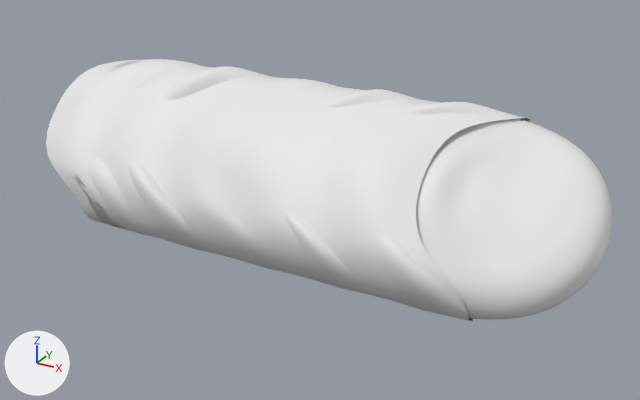
Before and after pictures for a commit that changed the Blender file 2.91/Welder/weld.blend.
Rendered twice from a camera (50 mm lens) standing at (0.0522, -0.069, 0.0343) and looking at (0.0133, 0.0017, -0.0011). Lighting does not change. The marker at lower left points along +X, +Y and +Z. The same objects are shown in both versions, whatever each file hides.

Before the edit, the objects in view are built like this:
```python
ob_weld_1 = bpy.data.objects.new('Weld_1', me_weld_1)
ob_weld_1.location = (0.0, 0.0, 0.0)
ob_weld_1.rotation_euler = (-1.571, 0.0, 0.0)  # degrees (-90, 0, 0)
ob_weld_2 = bpy.data.objects.new('Weld_2', me_weld_2)
ob_weld_2.location = (0.0, 0.0, 0.0)
ob_weld_2.rotation_euler = (-1.571, 0.0, 0.0)  # degrees (-90, 0, 0)
ob_weld_3 = bpy.data.objects.new('Weld_3', me_weld_2_001)
ob_weld_3.location = (0.0, 0.0, 0.0)
ob_weld_3.rotation_euler = (-1.571, 0.0, 0.0)  # degrees (-90, 0, 0)
ob_weld_4 = bpy.data.objects.new('Weld_4', me_weld_4)
ob_weld_4.location = (0.0, 0.0, 0.0)
ob_weld_4.rotation_euler = (-1.571, 0.0, 0.0)  # degrees (-90, 0, 0)
ob_weld_5 = bpy.data.objects.new('Weld_5', me_weld_5)
ob_weld_5.location = (0.0, 0.0, 0.0)
ob_weld_5.rotation_euler = (-1.571, 0.0, 0.0)  # degrees (-90, 0, 0)
```
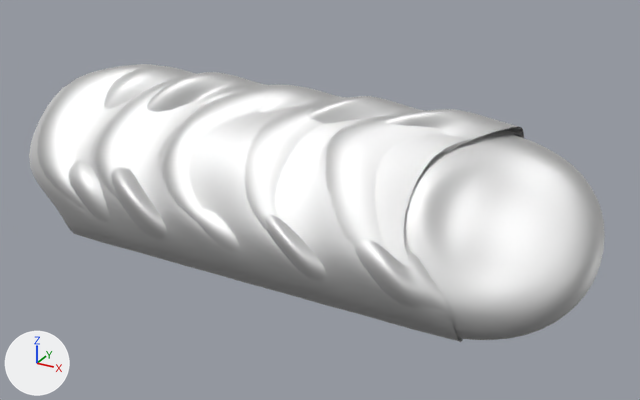
Where the change shows, as pixel boxes [x1, y1, x2, y2] in the pictures (640 x 400 px):
```json
{"object": "Weld_5", "change": "recoloured, mesh moved", "before": [46, 59, 527, 321], "after": [29, 81, 522, 342]}
{"object": "Weld_3", "change": "recoloured, mesh moved", "before": [70, 59, 612, 320], "after": [56, 134, 605, 340]}
{"object": "Weld_1", "change": "recoloured, mesh moved", "before": [83, 59, 531, 321], "after": [68, 64, 524, 326]}
{"object": "Weld_2", "change": "recoloured, mesh moved", "before": [68, 59, 528, 320], "after": [37, 64, 524, 257]}
{"object": "Weld_4", "change": "recoloured, mesh moved", "before": [69, 60, 524, 232], "after": [91, 102, 523, 340]}
```

Edits to the scene script, one JSON object a line:
```json
{"op": "add", "block": "mat_weld_2", "code": ["mat_weld_2 = principled_material('Weld_2')", "mat_weld_2.base_color = (0.8, 0.8, 0.8)  # white #e7e7e7", "mat_weld_2.metallic = 1.0", "mat_weld_2.roughness = 0.6"]}
{"op": "add", "block": "mat_weld_1", "code": ["mat_weld_1 = principled_material('Weld_1')", "mat_weld_1.base_color = (0.8, 0.8, 0.8)  # white #e7e7e7", "mat_weld_1.metallic = 1.0", "mat_weld_1.roughness = 0.6"]}
{"op": "add", "block": "mat_weld_3", "code": ["mat_weld_3 = principled_material('Weld_3')", "mat_weld_3.base_color = (0.8, 0.8, 0.8)  # white #e7e7e7", "mat_weld_3.metallic = 1.0", "mat_weld_3.roughness = 0.6"]}
{"op": "add", "block": "mat_weld_4", "code": ["mat_weld_4 = principled_material('Weld_4')", "mat_weld_4.base_color = (0.8, 0.8, 0.8)  # white #e7e7e7", "mat_weld_4.metallic = 1.0", "mat_weld_4.roughness = 0.6"]}
{"op": "add", "block": "mat_weld_5", "code": ["mat_weld_5 = principled_material('Weld_5')", "mat_weld_5.base_color = (0.8, 0.8, 0.8)  # white #e7e7e7", "mat_weld_5.metallic = 1.0", "mat_weld_5.roughness = 0.6"]}
{"block": "me_weld_5", "where": "me_weld_5.from_pydata(...)  # 132 vertices, 120 faces; spans x -0.0185..0.0315, y -0.0103..0.0091, z -0.0073..0.0124"}
{"block": "me_weld_5", "where": "# used by ob_weld_5; location = (0.0, 0.0, 0.0); rotation_euler = (-1.571, 0.0, 0.0), in degrees (-90, 0, 0)"}
{"block": "me_weld_5", "change": "me_weld_5 part 1: the whole mesh is moved by (0.0, 0.0007, -0.0026)"}
{"op": "add", "block": "me_weld_5", "code": "me_weld_5.materials.append(mat_weld_5)  # white #e7e7e7"}
{"block": "me_weld_4", "where": "me_weld_4.from_pydata(...)  # 132 vertices, 120 faces; spans x -0.0185..0.0315, y -0.0105..0.0091, z -0.0073..0.0124"}
{"block": "me_weld_4", "where": "# used by ob_weld_4; location = (0.0, 0.0, 0.0); rotation_euler = (-1.571, 0.0, 0.0), in degrees (-90, 0, 0)"}
{"block": "me_weld_4", "change": "me_weld_4 part 2: the whole mesh is moved by (0.0, 0.0006, -0.0025)"}
{"op": "add", "block": "me_weld_4", "code": "me_weld_4.materials.append(mat_weld_4)  # white #e7e7e7"}
{"block": "me_weld_2_001", "where": "me_weld_2_001.from_pydata(...)  # 262 vertices, 260 faces; spans x -0.0196..0.0414, y -0.0105..0.0091, z -0.0073..0.0124"}
{"block": "me_weld_2_001", "where": "# used by ob_weld_3; location = (0.0, 0.0, 0.0); rotation_euler = (-1.571, 0.0, 0.0), in degrees (-90, 0, 0)"}
{"block": "me_weld_2_001", "change": "me_weld_2_001 part 3: the whole mesh is moved by (0.0, 0.0006, -0.0026)"}
{"op": "add", "block": "me_weld_2_001", "code": "me_weld_2_001.materials.append(mat_weld_3)  # white #e7e7e7"}
{"block": "me_weld_1", "where": "me_weld_1.from_pydata(...)  # 264 vertices, 252 faces; spans x -0.0185..0.0315, y -0.0113..0.0099, z -0.0081..0.0131"}
{"block": "me_weld_1", "where": "# used by ob_weld_1; location = (0.0, 0.0, 0.0); rotation_euler = (-1.571, 0.0, 0.0), in degrees (-90, 0, 0)"}
{"block": "me_weld_1", "change": "me_weld_1 part 4: the whole mesh is moved by (0.0, 0.0, -0.0025)"}
{"op": "add", "block": "me_weld_1", "code": "me_weld_1.materials.append(mat_weld_1)  # white #e7e7e7"}
{"block": "me_weld_2", "where": "me_weld_2.from_pydata(...)  # 180 vertices, 168 faces; spans x -0.0185..0.0315, y -0.0105..0.0091, z -0.0073..0.0124"}
{"block": "me_weld_2", "where": "# used by ob_weld_2; location = (0.0, 0.0, 0.0); rotation_euler = (-1.571, 0.0, 0.0), in degrees (-90, 0, 0)"}
{"block": "me_weld_2", "change": "me_weld_2 part 5: the whole mesh is moved by (0.0, 0.0, -0.0026)"}
{"op": "add", "block": "me_weld_2", "code": "me_weld_2.materials.append(mat_weld_2)  # white #e7e7e7"}
```
